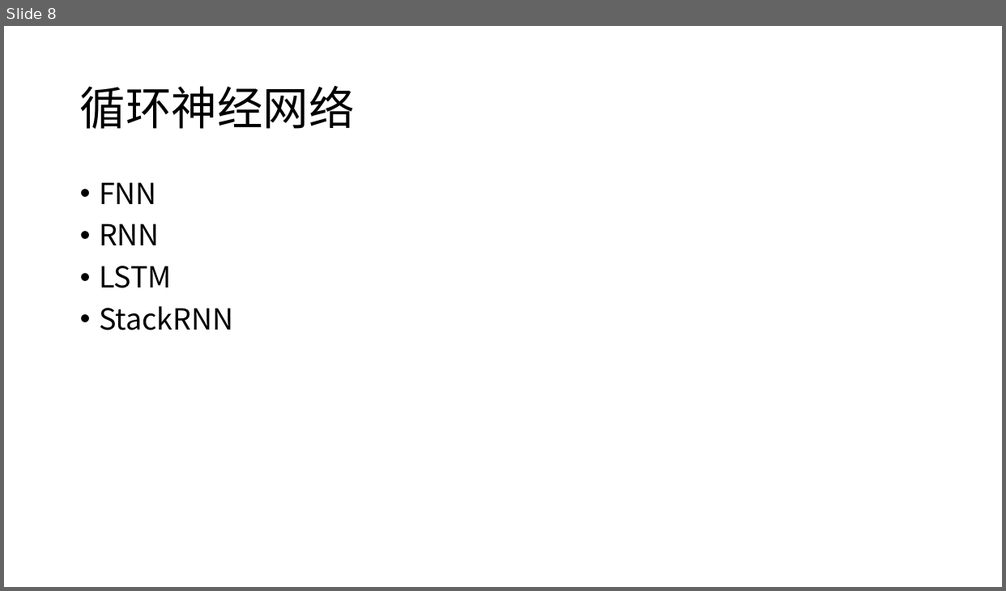
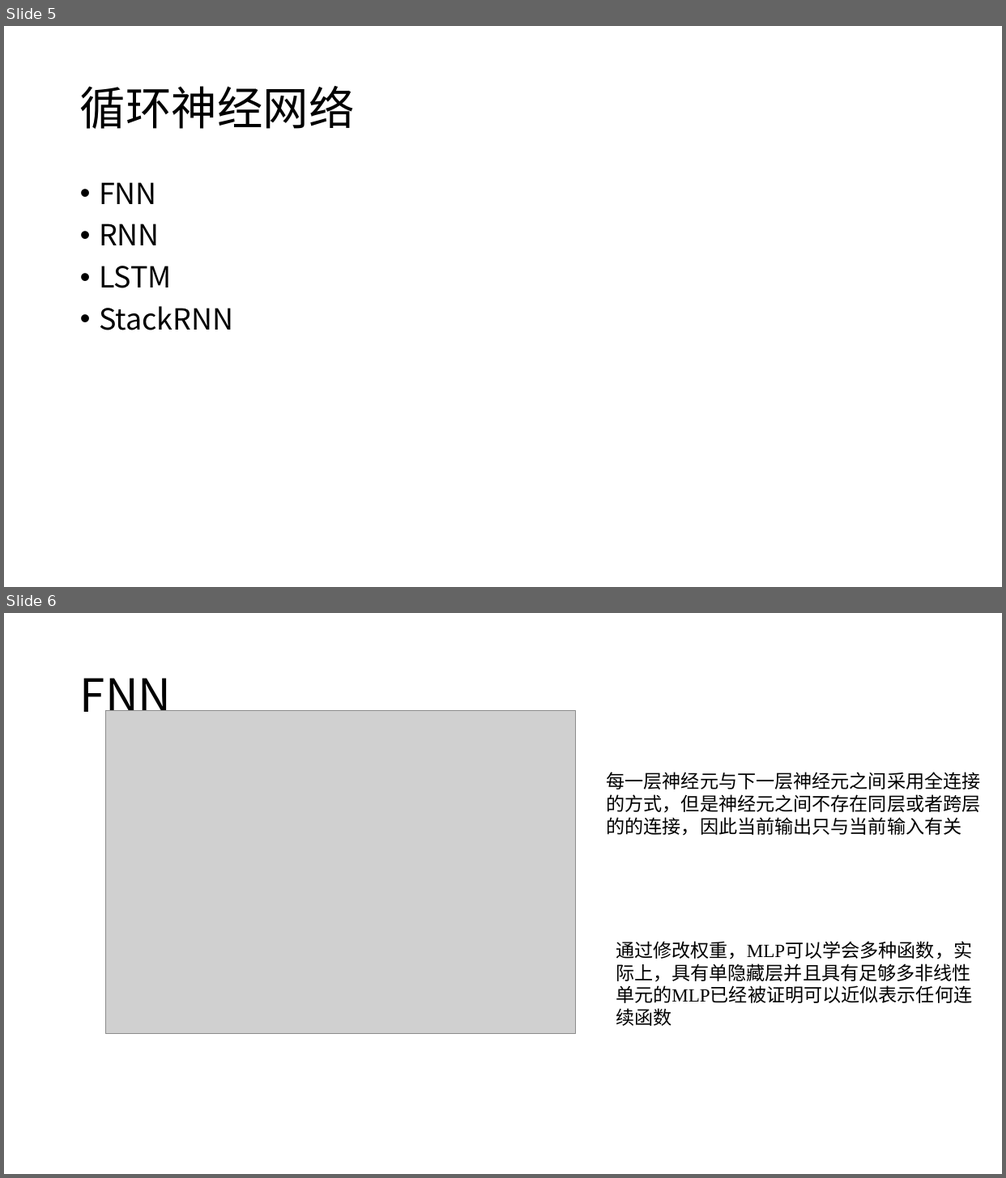
Before and after one commit to sfzhou5678/lstm, a slide deck: 毕业答辩.pptx. Shown one above the other, each under a label of ours: slide 8 before the commit, slides 5 and 6 after it. The pictures are 1006x591 and 1006x1178 pixels, drawn with LibreOffice and Linux fonts; fonts in the diff are those of the drawing; grey boxes stand for pictures. Boxes give left, top, right and bottom in pixels: in the first picture for what was removed or moved away, otherwise in the second. Text is boxed around its words. In the diff, an @@ line names an element or a change of style, - is before the commit and + after.

Commit message:
2017-5-25  PPT框架初步完成，论文小小修改

```diff
--- a/毕业答辩.pptx
+++ b/毕业答辩.pptx
@@ slide 6 added at (4, 613, 1002, 1174), background #FFFFFF @@
@@ title added at (80, 678, 172, 724), 44 pt, text #000000 @@
+FNN
@@ picture added at (106, 711, 575, 1033) @@
@@ text added at (607, 772, 981, 836), 18 pt, text #000000 @@
+每一层神经元与下一层神经元之间采用全连接的方式，但是神经元之间不存在同层或者跨层的的连接，因此当前输出只与当前输入有关
@@ text added at (616, 941, 972, 1003), 18 pt, text #000000 @@
+通过修改权重，MLP可以学会多种函数，实际上，具有单隐藏层并且具有足够多非线性单元的MLP已经被证明可以近似表示任何连续函数
@@ what was slide 8 is now slide 5 @@
```
Also in this commit, not shown: 6 slides changed, 19 other slides added, 5 slides removed, 1 other file.
